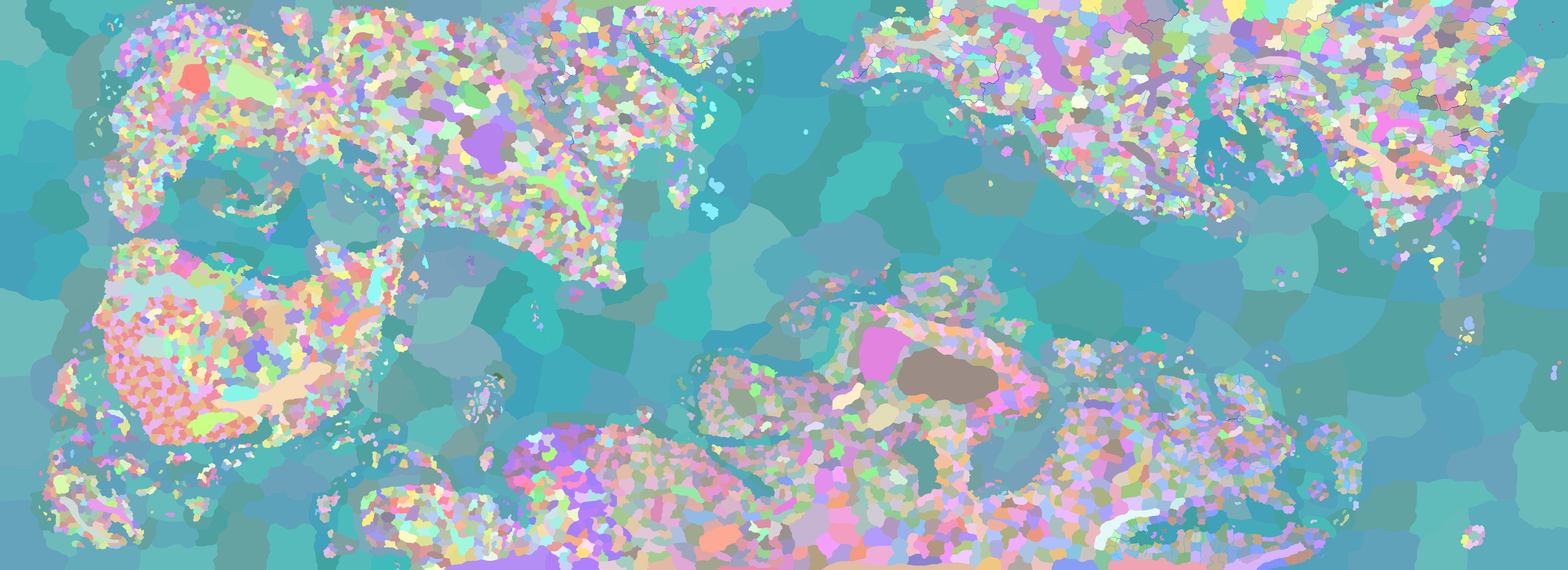
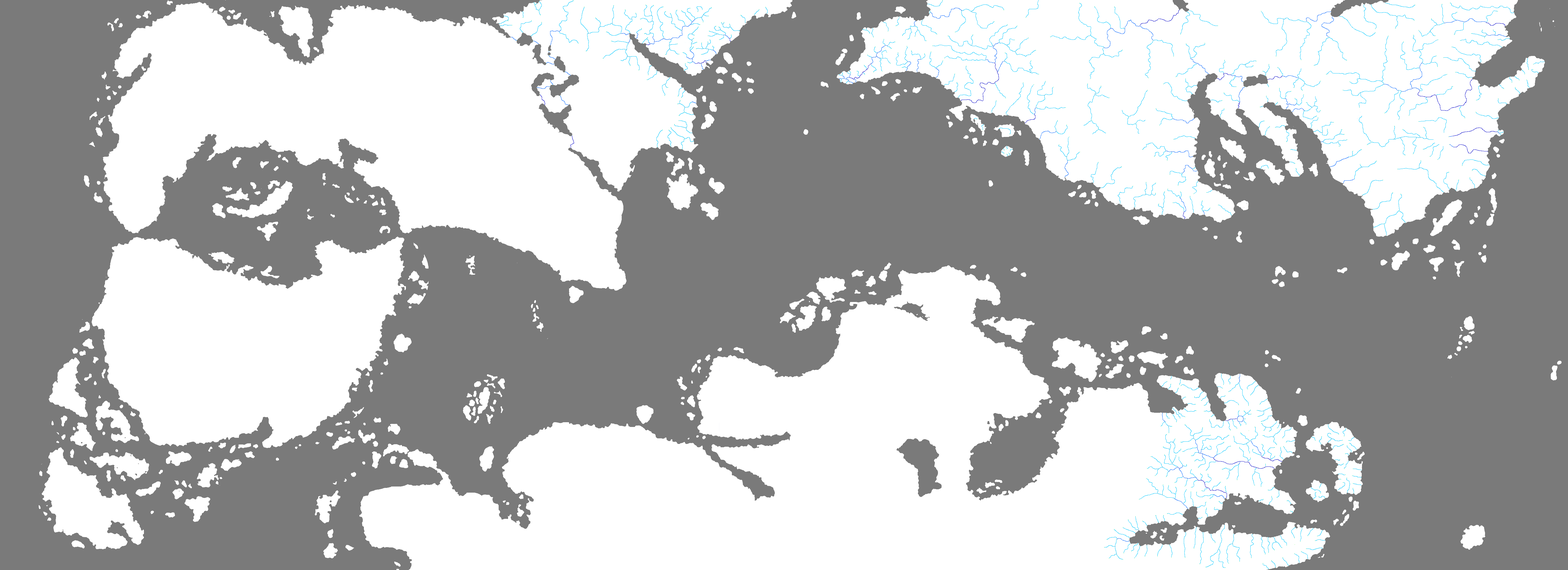
Layers edited between the first and the second 1568 × 570 image:
painted on "River" over [1138, 376, 1362, 519]
"heightmap": opacity 50% → 100% over [0, 0, 1568, 570]
